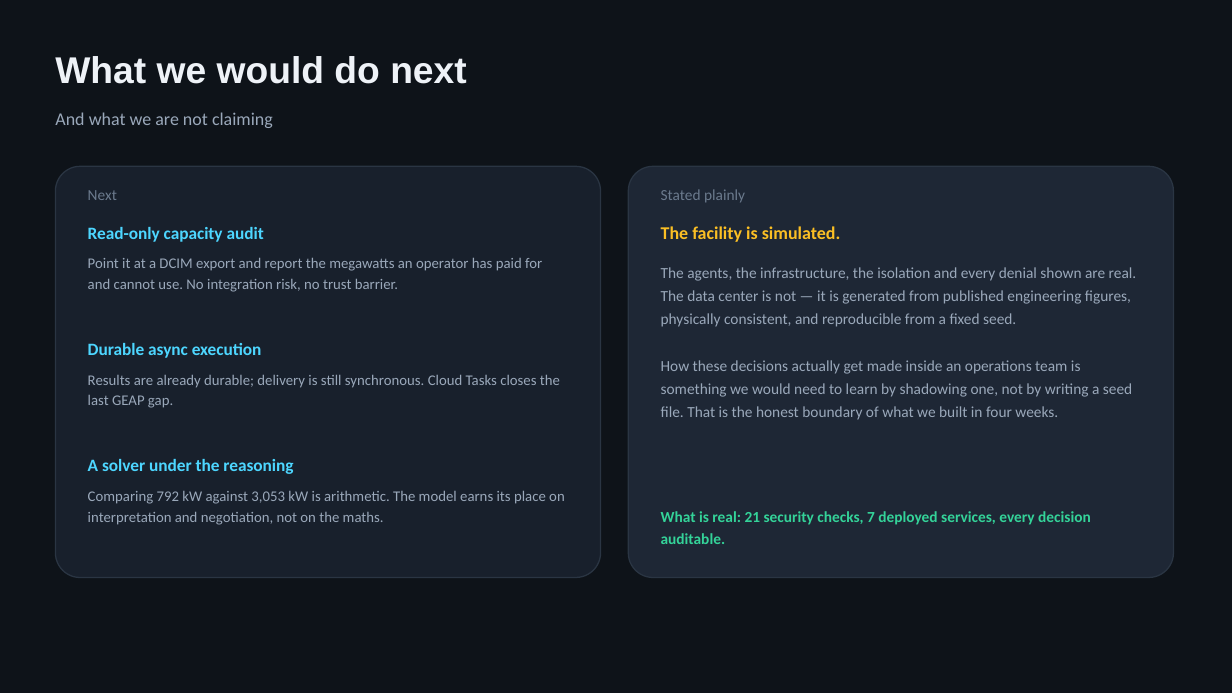
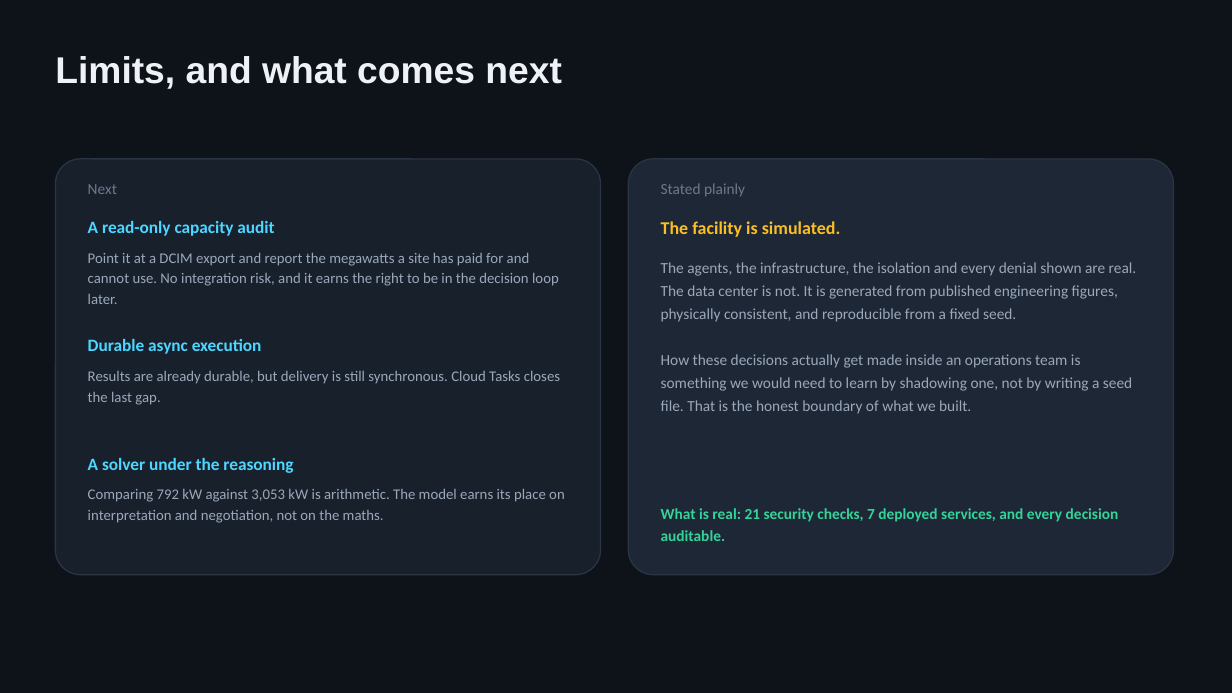
Before and after one commit to PRACHIT27/GridMindAI, a slide deck: slide 13 of docs/GridMind_Submission_Deck.pptx (slide 11 before the commit). Drawn at 1232x693 pixels with LibreOffice and Linux fonts; fonts in the diff are those of the drawing. Boxes give left, top, right and bottom in pixels: in the first picture for what was removed or moved away, otherwise in the second. Text is boxed around its words. In the diff, an @@ line names an element or a change of style, - is before the commit and + after.

```diff
--- a/docs/GridMind_Submission_Deck.pptx
+++ b/docs/GridMind_Submission_Deck.pptx
@@ text at [55,56,562,89]: text changed @@
-What we would do next
+Limits, and what comes next
@@ text removed at [55,112,273,128] @@
-And what we are not claiming
@@ rounded rectangle: place and size @@
-rounded rectangle at [55,166,601,578]
+rounded rectangle at [55,159,601,575]
@@ rounded rectangle: place and size @@
-rounded rectangle at [628,166,1174,578]
+rounded rectangle at [628,159,1174,575]
@@ text at [88,221,274,236]: text changed @@
-Read-only capacity audit
+A read-only capacity audit
@@ 4 texts: place and size @@
-4 texts at [88,189,841,358]
+4 texts at [88,183,841,354]
@@ text at [88,253,559,304]: text changed @@
-Point it at a DCIM export and report the megawatts an operator has paid for and cannot use. No integration risk, no trust barrier.
+Point it at a DCIM export and report the megawatts a site has paid for and cannot use. No integration risk, and it earns the right to be in the decision loop later.
@@ text at [661,262,1137,414]: text changed @@
-The agents, the infrastructure, the isolation and every denial shown are real. The data center is not — it is generated from published engineering figures, physically consistent, and reproducible from a fixed seed.
-How these decisions actually get made inside an operations team is something we would need to learn by shadowing one, not by writing a seed file. That is the honest boundary of what we built in four weeks.
+The agents, the infrastructure, the isolation and every denial shown are real. The data center is not. It is generated from published engineering figures, physically consistent, and reproducible from a fixed seed.
+How these decisions actually get made inside an operations team is something we would need to learn by shadowing one, not by writing a seed file. That is the honest boundary of what we built.
@@ text at [88,371,560,405]: text changed @@
-Results are already durable; delivery is still synchronous. Cloud Tasks closes the last GEAP gap.
+Results are already durable, but delivery is still synchronous. Cloud Tasks closes the last gap.
@@ text at [661,508,1119,541]: text changed @@
-What is real: 21 security checks, 7 deployed services, every decision auditable.
+What is real: 21 security checks, 7 deployed services, and every decision auditable.
```
Also in this commit, not shown: 10 other slides changed, 3 slides added, 1 slide removed.
